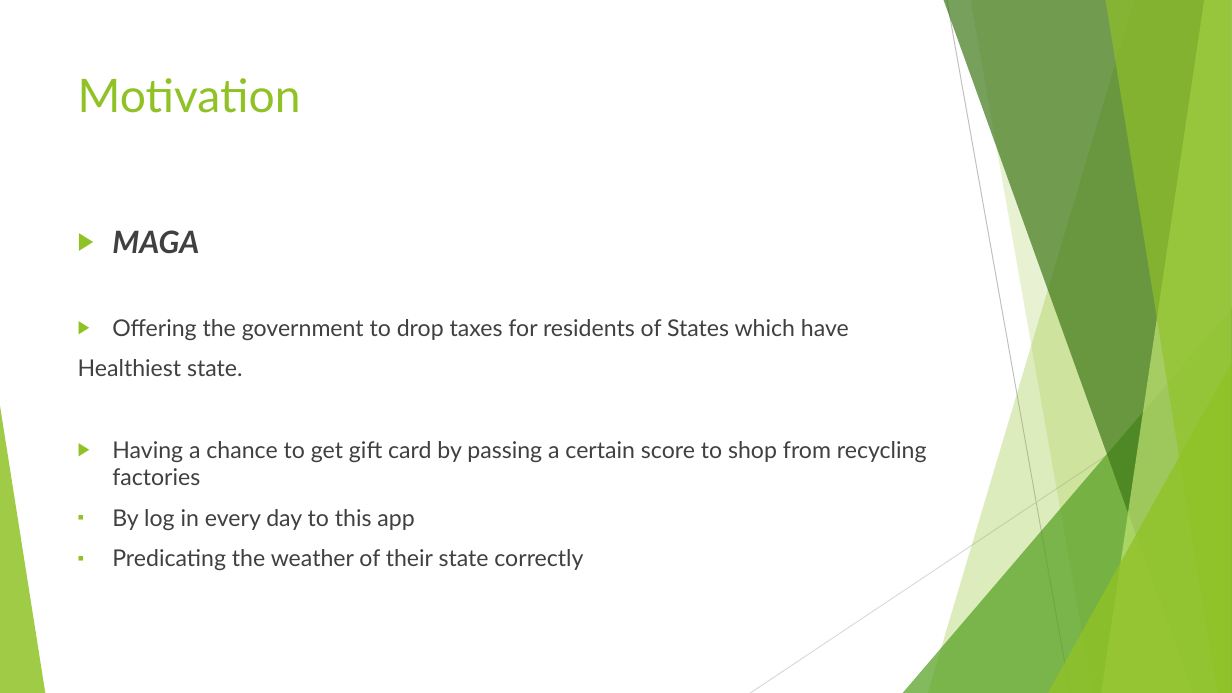
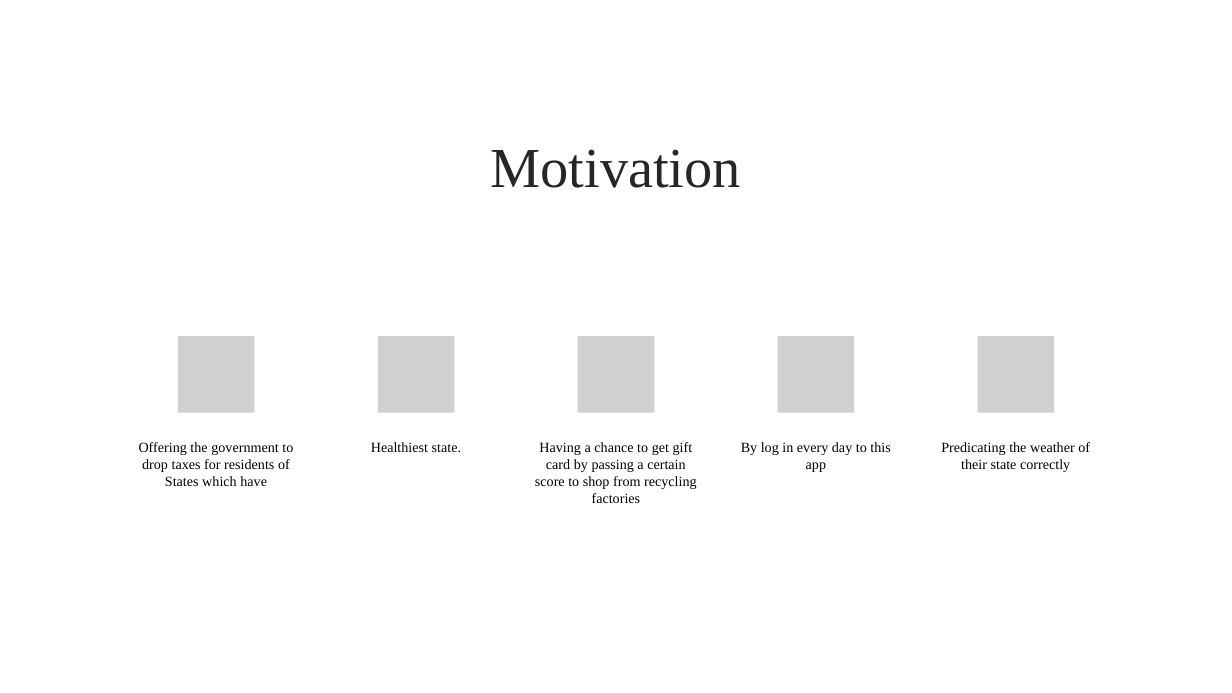
Before and after one commit to trujivan/MAPredict, a slide deck: slide 3 of welcome/Presentation 9.pptx (slide 5 before the commit). Drawn at 1232x693 pixels with LibreOffice and Linux fonts; fonts in the diff are those of the drawing; grey boxes stand for pictures; background and template pictures are left out. Boxes give left, top, right and bottom in pixels: in the first picture for what was removed or moved away, otherwise in the second. Text is boxed around its words. In the diff, an @@ line names an element or a change of style, - is before the commit and + after.

```diff
--- a/welcome/Presentation 9.pptx
+++ b/welcome/Presentation 9.pptx
@@ title "Motivation": place and size @@
-title "Motivation" at (78,78,301,113)
+title "Motivation" at (490,149,741,188)
@@ title "Motivation" at (490,149,741,188): size 36 to 44 pt, font Lato to Times New Roman, text colour #90C226 to #262626; alignment left to centre; vertical alignment top to middle @@
@@ text removed at (78,230,927,570) @@
-▶ MAGA
-▶ Offering the government to drop taxes for residents of States which have
-Healthiest state.
-▶ Having a chance to get gift card by passing a certain score to shop from recycling factories
-▪ By log in every day to this app
-▪ Predicating the weather of their state correctly
@@ group removed at (0,0,1232,693): 5 freeform shapes, 3 triangles, 2 lines @@
@@ group added at (139,336,1090,503): 5 pictures, 5 texts @@
+Offering the government to drop taxes for residents of States which have
+Healthiest state.
+Having a chance to get gift card by passing a certain score to shop from recycling factories
+By log in every day to this app
+Predicating the weather of their state correctly
```
Also in this commit, not shown: 3 other slides changed, 5 slides added, 2 slides removed, 1 other file.
